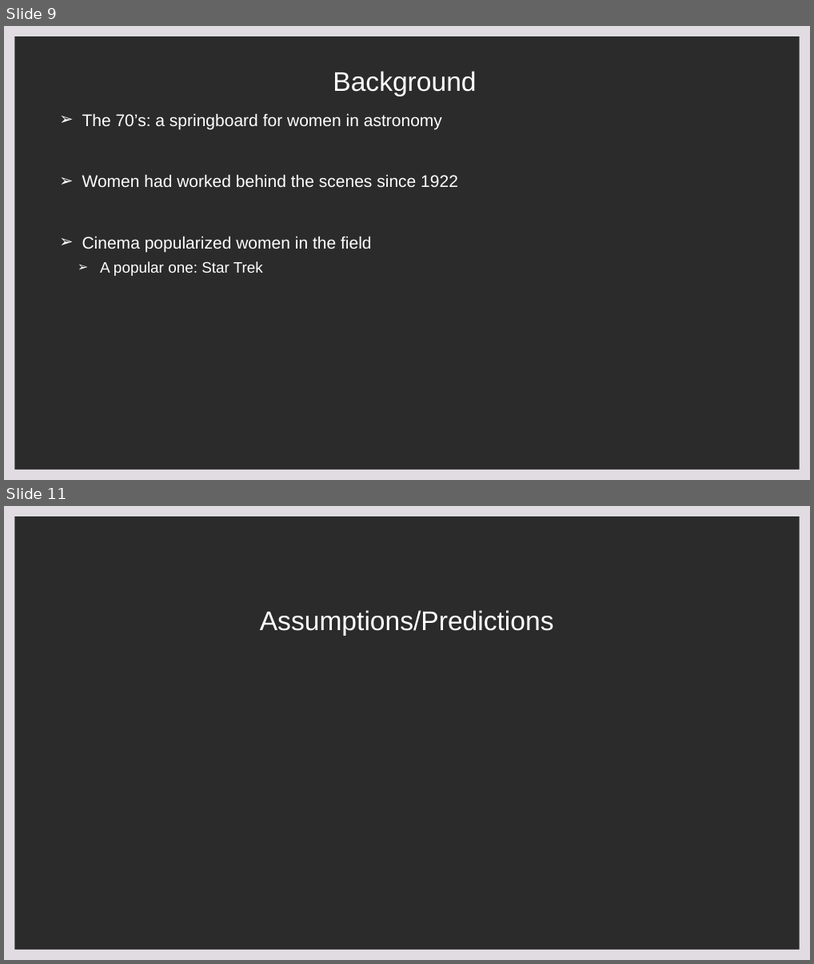
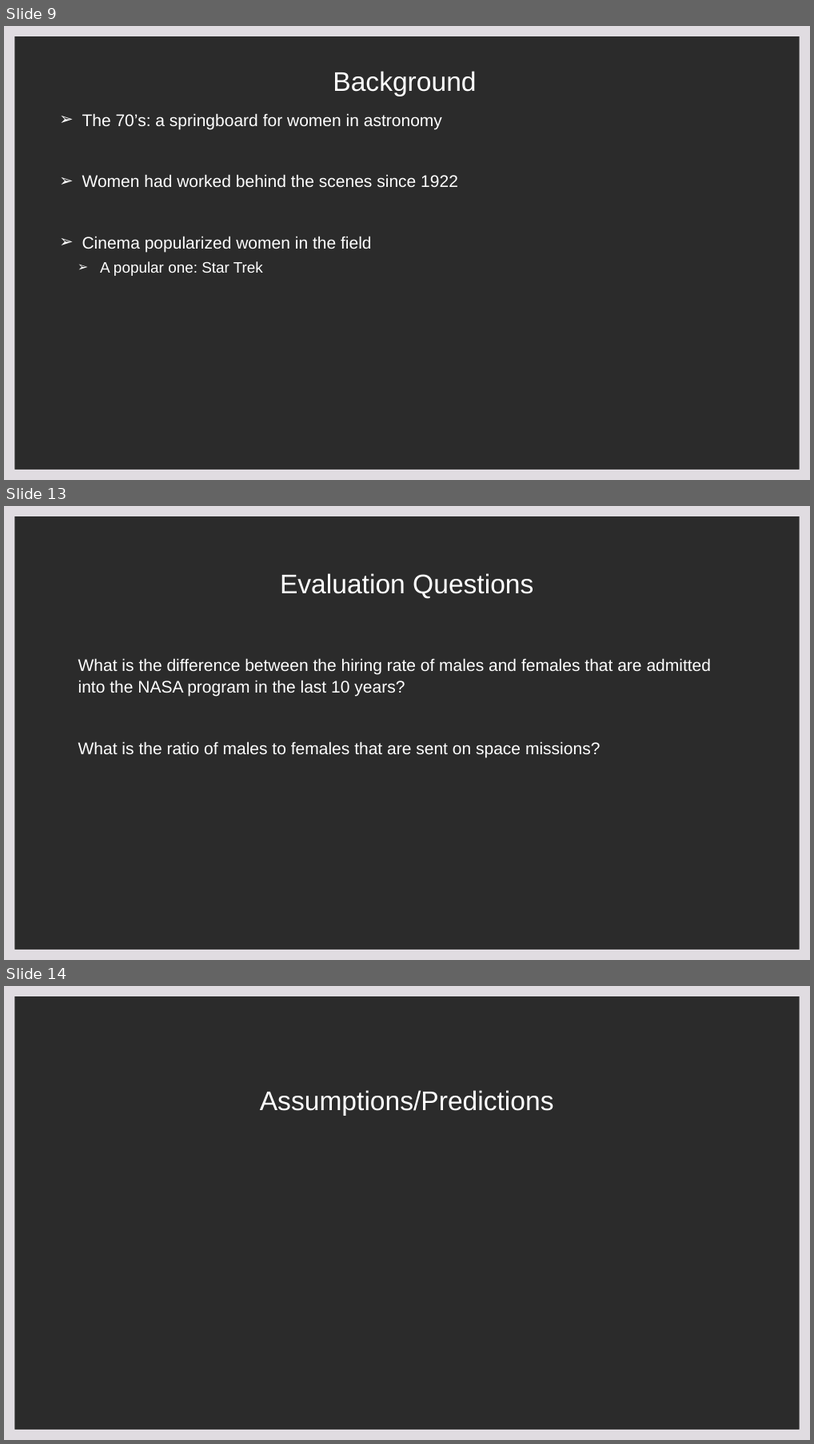
Before and after one commit to rhreich34/NASA-Hiring-Rate, a slide deck: NASA Presentation.pptx. Shown one above the other, each under a label of ours: slides 9 and 11 before the commit, slides 9, 13 and 14 after it; the slides between them are not shown. The pictures are 814x964 and 814x1444 pixels, drawn with LibreOffice and Linux fonts; fonts in the diff are those of the drawing; background and template pictures are left out; a plain dark background stands for a picture behind light text. Boxes give left, top, right and bottom in pixels: in the first picture for what was removed or moved away, otherwise in the second. Text is boxed around its words. In the diff, an @@ line names an element or a change of style, - is before the commit and + after.

```diff
--- a/NASA Presentation.pptx
+++ b/NASA Presentation.pptx
@@ slide 13 added at box(4, 506, 810, 960), background picture (left out); not listed: 1 template element that a slide beside it also shows @@
@@ title added at box(280, 573, 534, 599), 32 pt, text #FFFFFF @@
+Evaluation Questions
@@ text added at box(78, 658, 712, 757), 20 pt, text #FFFFFF @@
+What is the difference between the hiring rate of males and females that are admitted into the NASA program in the last 10 years?
+What is the ratio of males to females that are sent on space missions?
@@ what was slide 11 is now slide 14 @@
```
Also in this commit, not shown: 9 other slides added, 3 slides removed.
